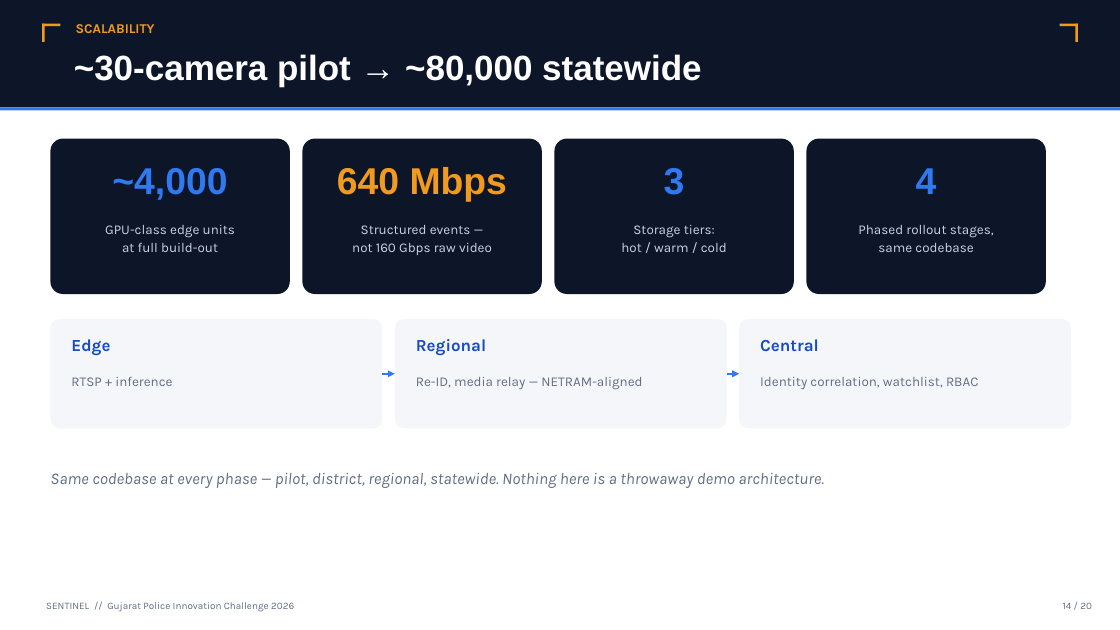
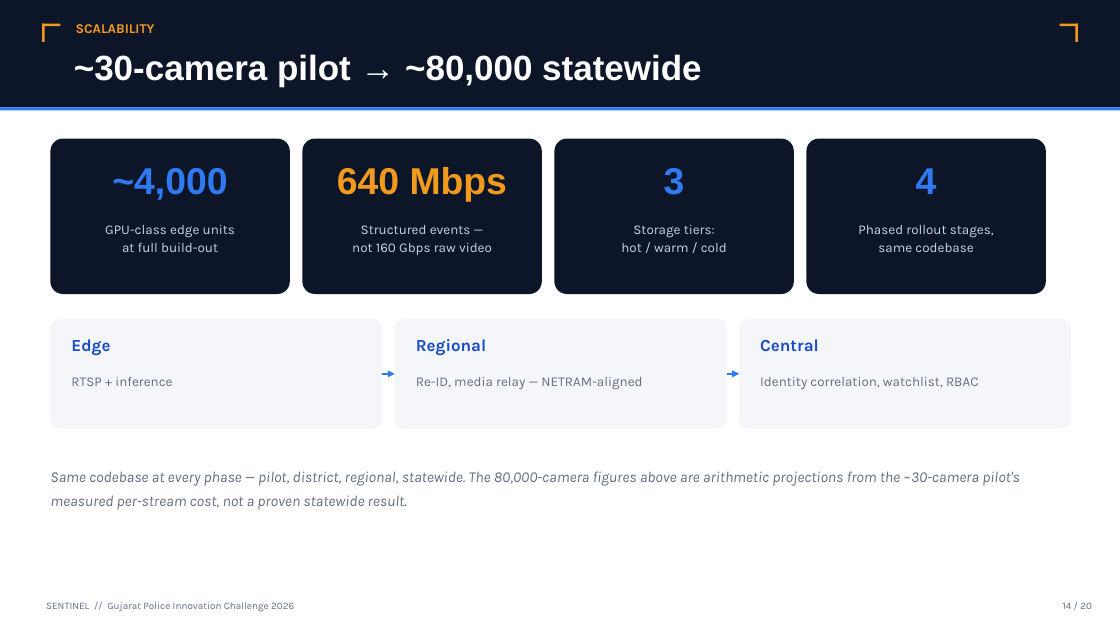
Before and after one commit to lekkalaharsha/sentinel-gujarat-police, a slide deck: slide 15 of docs/assets/Sentinel_Solution_Presentation.pptx. Drawn at 1120x630 pixels with LibreOffice and Linux fonts; fonts in the diff are those of the drawing. Boxes give left, top, right and bottom in pixels: in the first picture for what was removed or moved away, otherwise in the second. Text is boxed around its words. In the diff, an @@ line names an element or a change of style, - is before the commit and + after.

```diff
--- a/docs/assets/Sentinel_Solution_Presentation.pptx
+++ b/docs/assets/Sentinel_Solution_Presentation.pptx
@@ text at box(50, 471, 1020, 510): text changed; size 14 to 13 pt @@
-Same codebase at every phase — pilot, district, regional, statewide. Nothing here is a throwaway demo architecture.
+Same codebase at every phase — pilot, district, regional, statewide. The 80,000-camera figures above are arithmetic projections from the ~30-camera pilot's measured per-stream cost, not a proven statewide result.
```
Also in this commit, not shown: 13 other slides changed, 1 slide added, 1 slide removed, 1 other file.
